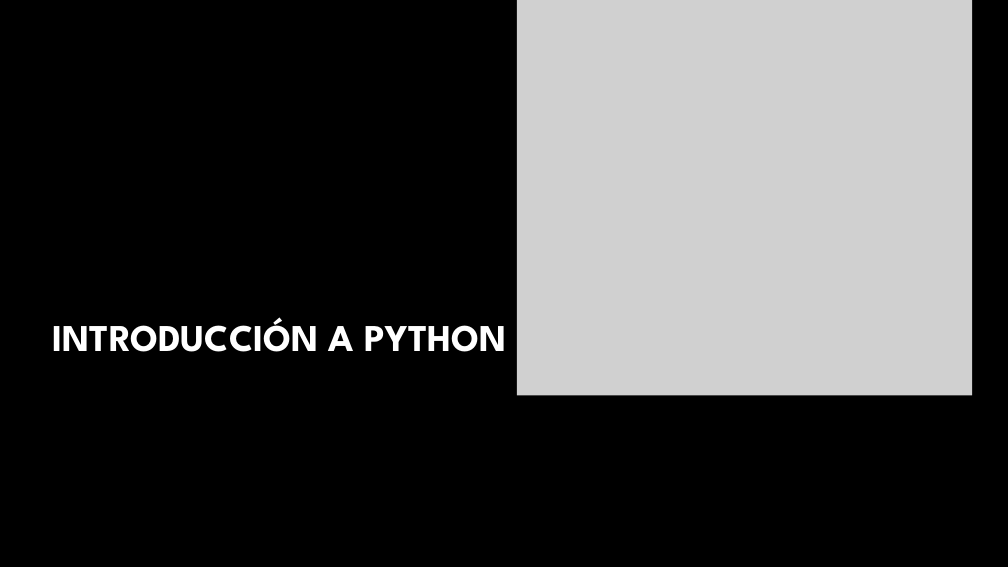
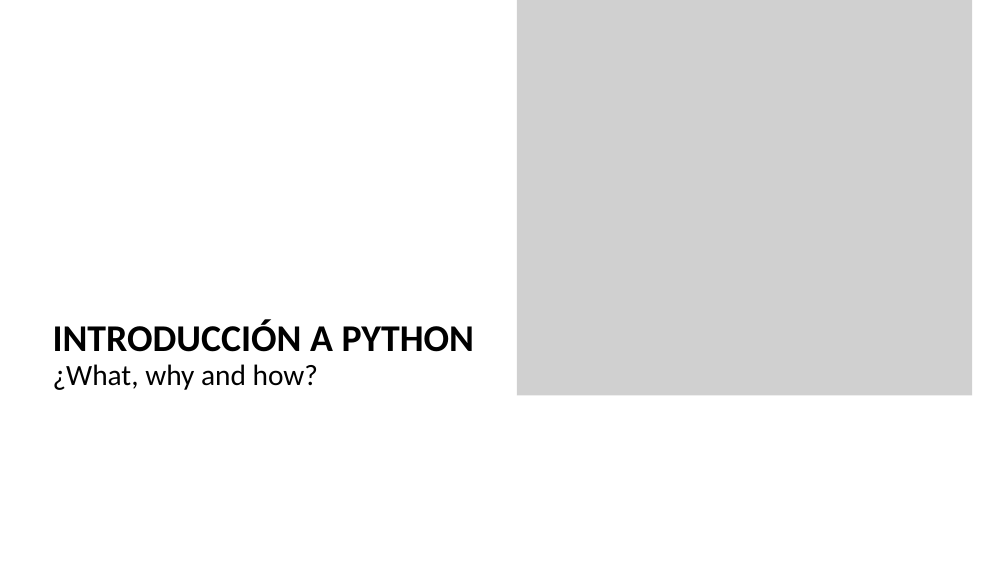
Before and after one commit to fabioandpinto/cursopython-2021, a slide deck: slide 1 of CursoPython.pptx. Drawn at 1008x567 pixels with LibreOffice and Linux fonts; fonts in the diff are those of the drawing; grey boxes stand for pictures; background and template pictures are left out. Boxes give left, top, right and bottom in pixels: in the first picture for what was removed or moved away, otherwise in the second. Text is boxed around its words. In the diff, an @@ line names an element or a change of style, - is before the commit and + after.

```diff
--- a/CursoPython.pptx
+++ b/CursoPython.pptx
@@ background picture (left out) to #FFFFFF @@
@@ text "INTRODUCCIÓN A PYTHON" at box(53, 320, 474, 352): font League Spartan to Calibri, text colour #FFFFFF to #000000 @@
@@ text added at box(53, 364, 318, 390), 28 pt, text #000000 @@
+¿What, why and how?
```
Also in this commit, not shown: 60 other slides changed, 3 slides added, 2 slides removed, 46 other files.
